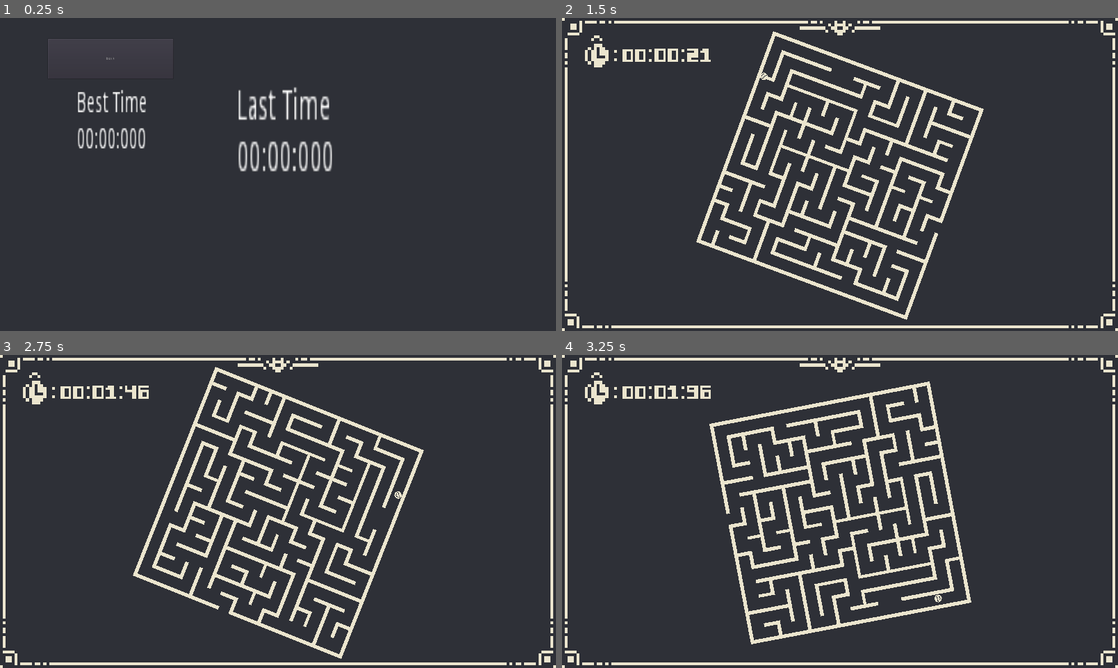
Above: before the commit, frames 1-4 (two rows, left to right).
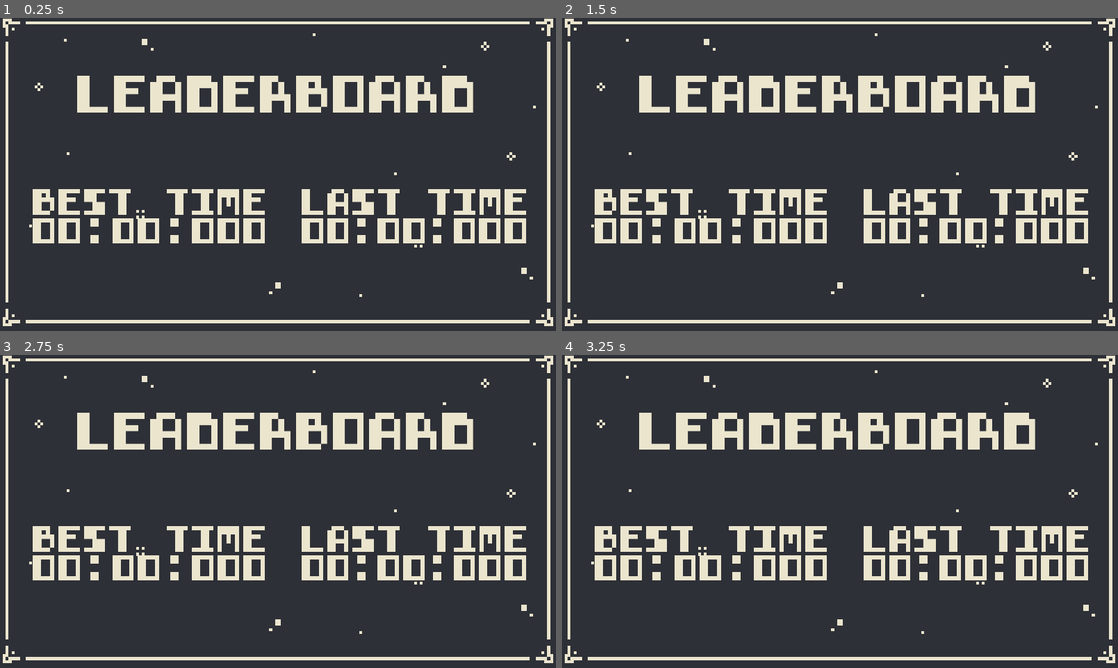
Above: after the commit, the same moments.

Repository: dante-ventura/scorespace-jam-game
Game: Godot game, scene res://scenes/LeaderboardBase.tscn
Two runs of this game, one before a commit and one after it. Both use one fixed random seed, a clock stepped at 60 frames per second and the inputs below. This scene is started directly instead of the project's main scene.
Inputs (mouse positions are in pixels of both pictures, inside the frame that each line leads up to):
- Up to frame 1 (0.25 s): no input
- Up to frame 2 (1.5 s): click (673, 58) at 0.5 s, where only the run before the commit has a clickable "back"; tap Enter (menu_select) at 1.25 s; hold Right (gameplay_rotate_right) from 1.28 s (still down)
- Up to frame 3 (2.75 s): release Right (gameplay_rotate_right) at 2.03 s; hold S (menu_down) from 2.03 s (still down)
- Up to frame 4 (3.25 s): release S (menu_down) at 2.78 s; hold Right (gameplay_rotate_right) from 2.78 s (still down)

The runs differ from the first frame. In frame 1, 17% of the frame differs, in the area x 0-100%, y 0-99%; in frame 2, 22%; in frame 3, 22%; in frame 4, 22%, in the area x 0-100%, y 0-100%.

Commit message:
add leaderboard art (#16)
* add leaderboard art

* moving leader up

* add script

Diff:
--- a/Timer.gd
+++ /dev/null
@@ -1,18 +0,0 @@
-extends Label
-
-var time = 0
-var timer_on = false
-
-# Called when the node enters the scene tree for the first time.
-func _ready():
-	timer_on = true
-
-
-# Called every frame. 'delta' is the elapsed time since the previous frame.
-func _process(delta):
-	if(timer_on):
-		time += delta
-	var secs = fmod(time, 60)
-	var mins = fmod(time, 60*60) / 60
-	var time_passed = "%02d : %02d" % [mins,secs]
-	text = time_passed
--- a/scenes/LastTimeLabel.gd
+++ /dev/null
@@ -1,26 +0,0 @@
-extends Label
-
-
-# Declare member variables here. Examples:
-# var a = 2
-# var b = "text"
-
-# Called when the node enters the scene tree for the first time.
-func _ready():
-	var time = loadTime()
-	var secs = fmod(time, 60)
-	var mins = fmod(time, 60*60) / 60
-	var milli = fmod(time, 1) * 1000
-	text = "Last Time\n%02d:%02d:%03d" % [mins,secs,milli]
-	pass # Replace with function body.
-
-
-# Called every frame. 'delta' is the elapsed time since the previous frame.
-#func _process(delta):
-#	pass
-func loadTime():
-	var file = File.new()
-	file.open("user://leaderboardCurr.txt", File.READ)
-	var content = file.get_as_text()
-	file.close()
-	return float(content)
--- a/scenes/LeaderboardBase.tscn
+++ b/scenes/LeaderboardBase.tscn
@@ -1,35 +1,173 @@
 [gd_scene load_steps=4 format=2]
 
 [ext_resource path="res://scripts/LeaderboardBase.gd" type="Script" id=1]
-[ext_resource path="res://scripts/LeaderBoard.gd" type="Script" id=2]
-[ext_resource path="res://scenes/LastTimeLabel.gd" type="Script" id=3]
+[ext_resource path="res://assets/optionsscreen.png" type="Texture" id=4]
+[ext_resource path="res://assets/fonts/calligro-font.fnt" type="BitmapFont" id=5]
 
 [node name="LeaderboardBase" type="Node2D"]
 script = ExtResource( 1 )
 
-[node name="Label" type="Label" parent="."]
-margin_left = 265.0
-margin_top = 247.0
-margin_right = 484.0
-margin_bottom = 337.0
-rect_scale = Vector2( 3.7448, 7.29405 )
-text = "temp text"
-script = ExtResource( 2 )
+[node name="Sprite" type="Sprite" parent="."]
+position = Vector2( 0, -7 )
+scale = Vector2( 10, 10 )
+texture = ExtResource( 4 )
+centered = false
 
-[node name="Button" type="Button" parent="."]
-margin_left = 165.0
-margin_top = 72.0
-margin_right = 599.0
-margin_bottom = 210.0
-text = "back"
+[node name="CanvasLayer" type="CanvasLayer" parent="."]
 
-[node name="Label2" type="Label" parent="."]
-margin_left = 817.0
-margin_top = 237.0
-margin_right = 880.0
-margin_bottom = 251.0
-rect_scale = Vector2( 5.25453, 10.4499 )
-text = "TEMP XDs"
-script = ExtResource( 3 )
+[node name="BestMin" type="Label" parent="CanvasLayer"]
+margin_left = 113.0
+margin_top = 690.0
+margin_right = 1121.0
+margin_bottom = 818.0
+rect_scale = Vector2( 0.7, 0.7 )
+custom_fonts/font = ExtResource( 5 )
+text = "00"
 
-[connection signal="pressed" from="Button" to="." method="_on_Button_pressed"]
+[node name="BestSec" type="Label" parent="CanvasLayer"]
+margin_left = 388.0
+margin_top = 690.0
+margin_right = 640.0
+margin_bottom = 818.0
+rect_scale = Vector2( 0.7, 0.7 )
+custom_fonts/font = ExtResource( 5 )
+text = "00"
+
+[node name="BestMilli" type="Label" parent="CanvasLayer"]
+margin_left = 663.0
+margin_top = 690.0
+margin_right = 1041.0
+margin_bottom = 818.0
+rect_scale = Vector2( 0.7, 0.7 )
+custom_fonts/font = ExtResource( 5 )
+text = "000"
+
+[node name="LastMin" type="Label" parent="CanvasLayer"]
+margin_left = 1041.0
+margin_top = 690.0
+margin_right = 1293.0
+margin_bottom = 818.0
+rect_scale = Vector2( 0.7, 0.7 )
+custom_fonts/font = ExtResource( 5 )
+text = "00"
+
+[node name="Dot5" type="Label" parent="CanvasLayer/LastMin"]
+margin_left = 275.0
+margin_top = -64.0
+margin_right = 401.0
+margin_bottom = 64.0
+custom_fonts/font = ExtResource( 5 )
+text = "."
+
+[node name="Dot6" type="Label" parent="CanvasLayer/LastMin/Dot5"]
+margin_top = 84.0
+margin_right = 126.0
+margin_bottom = 212.0
+custom_fonts/font = ExtResource( 5 )
+text = "."
+
+[node name="LastSec" type="Label" parent="CanvasLayer/LastMin"]
+margin_left = 375.0
+margin_right = 627.0
+margin_bottom = 128.0
+custom_fonts/font = ExtResource( 5 )
+text = "00"
+
+[node name="LastMilli" type="Label" parent="CanvasLayer/LastMin/LastSec"]
+margin_left = 375.0
+margin_right = 627.0
+margin_bottom = 128.0
+custom_fonts/font = ExtResource( 5 )
+text = "000"
+
+[node name="Dot7" type="Label" parent="CanvasLayer/LastMin/LastSec"]
+margin_left = 275.0
+margin_top = -64.0
+margin_right = 401.0
+margin_bottom = 64.0
+custom_fonts/font = ExtResource( 5 )
+text = "."
+
+[node name="Dot8" type="Label" parent="CanvasLayer/LastMin/LastSec/Dot7"]
+margin_top = 84.0
+margin_right = 126.0
+margin_bottom = 212.0
+custom_fonts/font = ExtResource( 5 )
+text = "."
+
+[node name="Leaderboard" type="Label" parent="CanvasLayer"]
+margin_left = 267.0
+margin_top = 200.0
+margin_right = 1653.0
+margin_bottom = 328.0
+custom_fonts/font = ExtResource( 5 )
+text = "leaderboard"
+
+[node name="Dot1" type="Label" parent="CanvasLayer"]
+margin_left = 294.0
+margin_top = 626.0
+margin_right = 420.0
+margin_bottom = 885.0
+rect_scale = Vector2( 0.7, 0.7 )
+rect_pivot_offset = Vector2( 63, 64 )
+custom_fonts/font = ExtResource( 5 )
+text = "."
+
+[node name="Dot2" type="Label" parent="CanvasLayer"]
+margin_left = 313.0
+margin_top = 704.0
+margin_right = 439.0
+margin_bottom = 832.0
+rect_scale = Vector2( 0.7, 0.7 )
+custom_fonts/font = ExtResource( 5 )
+text = "."
+
+[node name="Dot3" type="Label" parent="CanvasLayer"]
+margin_left = 588.0
+margin_top = 704.0
+margin_right = 714.0
+margin_bottom = 832.0
+rect_scale = Vector2( 0.7, 0.7 )
+custom_fonts/font = ExtResource( 5 )
+text = "."
+
+[node name="Dot4" type="Label" parent="CanvasLayer"]
+margin_left = 588.0
+margin_top = 645.0
+margin_right = 714.0
+margin_bottom = 773.0
+rect_scale = Vector2( 0.7, 0.7 )
+custom_fonts/font = ExtResource( 5 )
+text = "."
+
+[node name="Best" type="Label" parent="CanvasLayer"]
+margin_left = 113.0
+margin_top = 590.0
+margin_right = 617.0
+margin_bottom = 718.0
+rect_scale = Vector2( 0.7, 0.7 )
+custom_fonts/font = ExtResource( 5 )
+text = "best"
+
+[node name="Time1" type="Label" parent="CanvasLayer/Best"]
+margin_left = 660.0
+margin_right = 1164.0
+margin_bottom = 128.0
+custom_fonts/font = ExtResource( 5 )
+text = "time"
+
+[node name="Last" type="Label" parent="CanvasLayer"]
+margin_left = 1041.0
+margin_top = 590.0
+margin_right = 1545.0
+margin_bottom = 718.0
+rect_scale = Vector2( 0.7, 0.7 )
+custom_fonts/font = ExtResource( 5 )
+text = "last"
+
+[node name="Time2" type="Label" parent="CanvasLayer/Last"]
+margin_left = 625.0
+margin_right = 1129.0
+margin_bottom = 128.0
+custom_fonts/font = ExtResource( 5 )
+text = "time"
--- a/scripts/LeaderBoard.gd
+++ b/scripts/LeaderBoard.gd
@@ -1,23 +1,13 @@
 extends Label
 
 
-# Declare member variables here. Examples:
-# var a = 2
-# var b = "text"
-
-# Called when the node enters the scene tree for the first time.
 func _ready():
 	var time = loadTime()
-	var secs = fmod(time, 60)
 	var mins = fmod(time, 60*60) / 60
-	var milli = fmod(time, 1) * 1000
-	text = "Best Time\n%02d:%02d:%03d" % [mins,secs,milli]
+	text = "%02d" % [mins]
 	pass # Replace with function body.
 
 
-# Called every frame. 'delta' is the elapsed time since the previous frame.
-#func _process(delta):
-#	pass
 func loadTime():
 	var file = File.new()
 	file.open("user://leaderboard.txt", File.READ)
--- a/scripts/LeaderboardBase.gd
+++ b/scripts/LeaderboardBase.gd
@@ -1,19 +1,37 @@
 extends Node2D
 
-
-# Declare member variables here. Examples:
-# var a = 2
-# var b = "text"
-
-
-# Called when the node enters the scene tree for the first time.
 func _ready():
+	var time = loadTime()
+	var mins = fmod(time, 60*60) / 60
+	var secs = fmod(time, 60)
+	var milli = fmod(time, 1) * 1000
+	get_node("CanvasLayer/BestMin").text = "%02d" % [mins]
+	get_node("CanvasLayer/BestSec").text = "%02d" % [secs]
+	get_node("CanvasLayer/BestMilli").text = "%03d" % [milli]
+	time = loadTimeLast()
+	mins = fmod(time, 60*60) / 60
+	secs = fmod(time, 60)
+	milli = fmod(time, 1) * 1000
+	get_node("CanvasLayer/LastMin").text = "%02d" % [mins]
+	get_node("CanvasLayer/LastMin/LastSec").text = "%02d" % [secs]
+	get_node("CanvasLayer/LastMin/LastSec/LastMilli").text = "%03d" % [milli]
 	pass # Replace with function body.
 
 
-# Called every frame. 'delta' is the elapsed time since the previous frame.
-#func _process(delta):
-#	pass
+func loadTime():
+	var file = File.new()
+	file.open("user://leaderboard.txt", File.READ)
+	var content = file.get_as_text()
+	file.close()
+	return float(content)
+
+func loadTimeLast():
+	var file = File.new()
+	file.open("user://leaderboardCurr.txt", File.READ)
+	var content = file.get_as_text()
+	file.close()
+	return float(content)
+
 
 
 func _on_Button_pressed():
